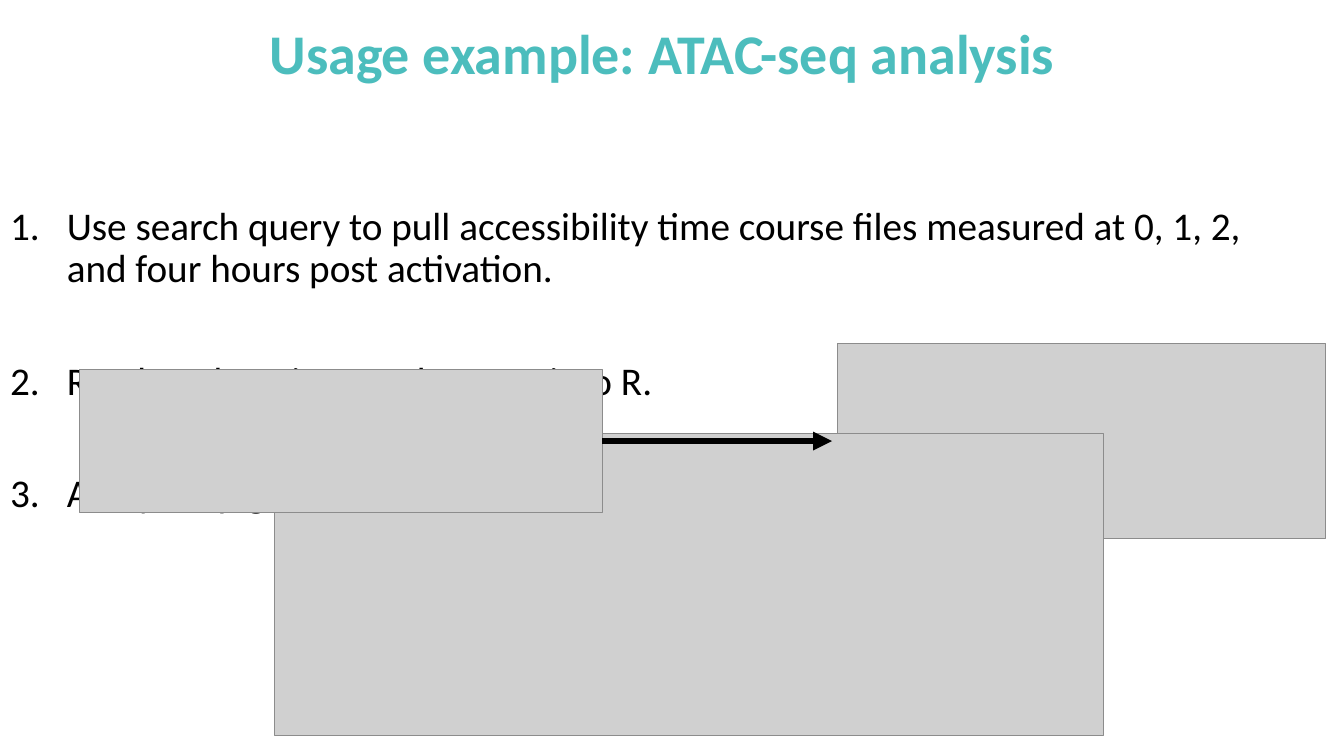
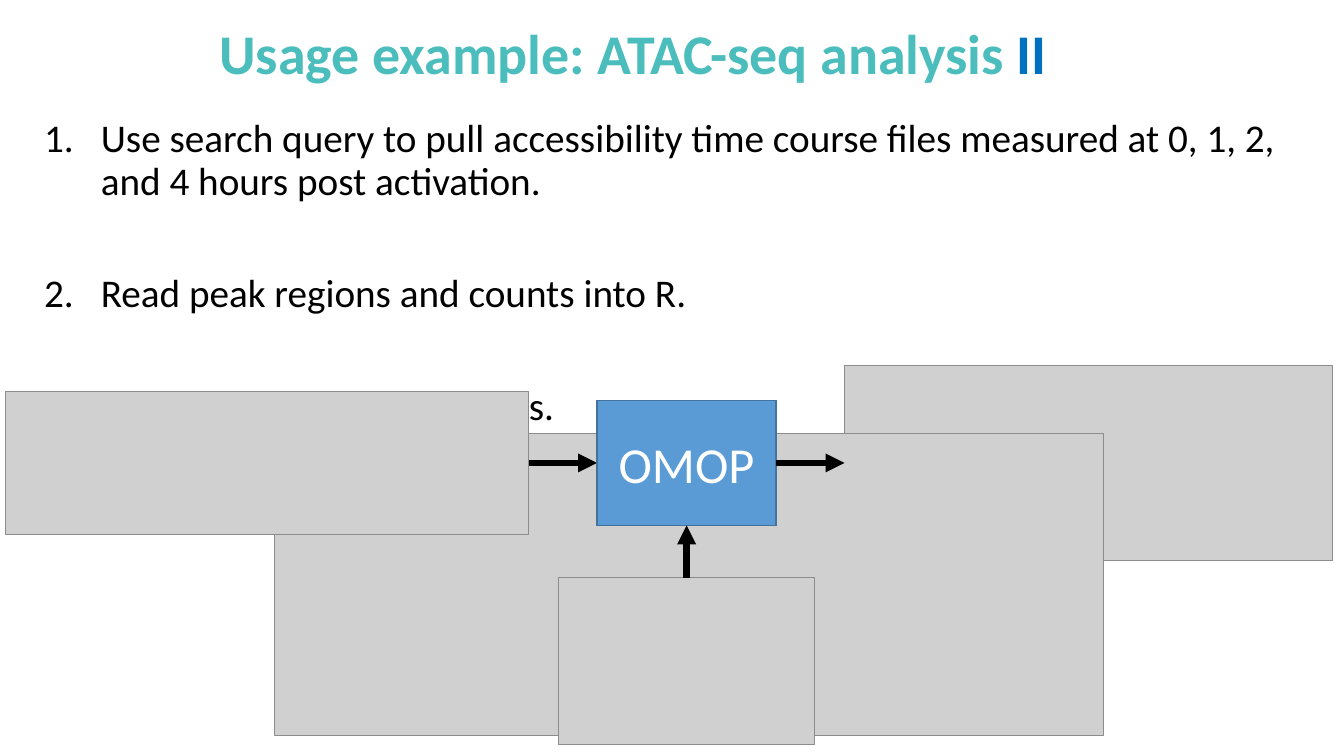
Before and after one commit to NCBI-Codeathons/OMOPOmics, a slide deck: slide 6 of docs/ppt/OMOPomics_Day3.pptx. Drawn at 1344x756 pixels with LibreOffice and Linux fonts; fonts in the diff are those of the drawing; grey boxes stand for pictures. Boxes give left, top, right and bottom in pixels: in the first picture for what was removed or moved away, otherwise in the second. Text is boxed around its words. In the diff, an @@ line names an element or a change of style, - is before the commit and + after.

```diff
--- a/docs/ppt/OMOPomics_Day3.pptx
+++ b/docs/ppt/OMOPomics_Day3.pptx
@@ title at (x1=219, y1=34, x2=1047, y2=84): text changed @@
-Usage example: ATAC-seq analysis
+Usage example: ATAC-seq analysis II
@@ text "Use search query to pull ..." moved from (x1=67, y1=212, x2=1241, y2=518) to (x1=101, y1=124, x2=1275, y2=430) @@
@@ text at (x1=101, y1=124, x2=1275, y2=202): text changed @@
-1. Use search query to pull accessibility time course files measured at 0, 1, 2, and four hours post activation.
+1. Use search query to pull accessibility time course files measured at 0, 1, 2, and 4 hours post activation.
@@ picture moved from (x1=838, y1=344, x2=1326, y2=539) to (x1=845, y1=365, x2=1333, y2=561) @@
@@ picture moved from (x1=80, y1=370, x2=603, y2=513) to (x1=6, y1=391, x2=529, y2=534) @@
@@ rectangle added at (x1=597, y1=400, x2=776, y2=525), fill #5B9BD5, outline #43739E 1 pt, 36 pt, text #FFFFFF @@
+OMOP
@@ arrow moved from (603, 442) - (832, 442) to (529, 463) - (597, 463) @@
@@ arrow added from (776, 463) to (845, 463), #000000 4.5 pt @@
@@ arrow added from (687, 578) to (687, 525), #000000 4.5 pt @@
@@ picture added at (x1=559, y1=578, x2=815, y2=744) @@
```
Also in this commit, not shown: 4 other slides changed.
